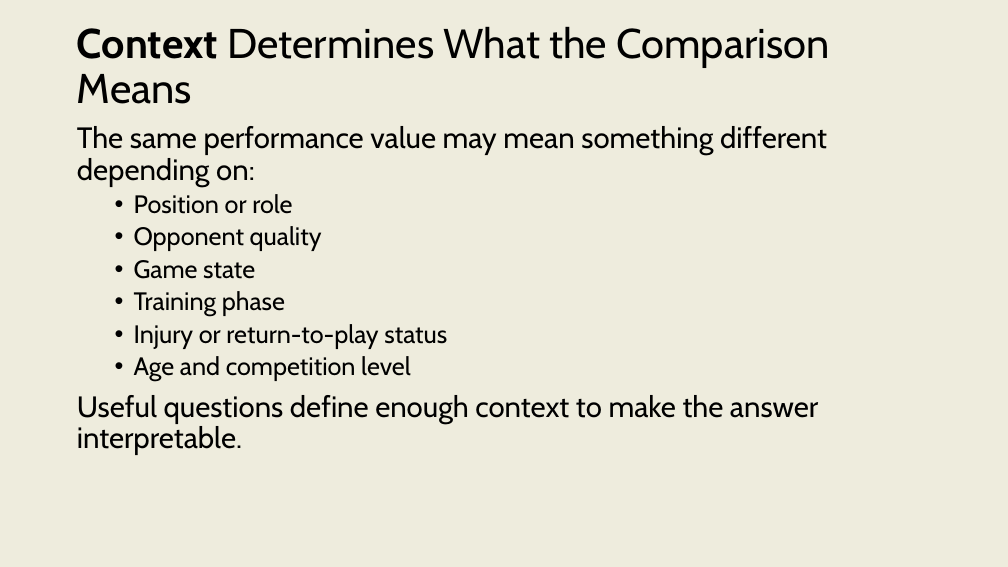
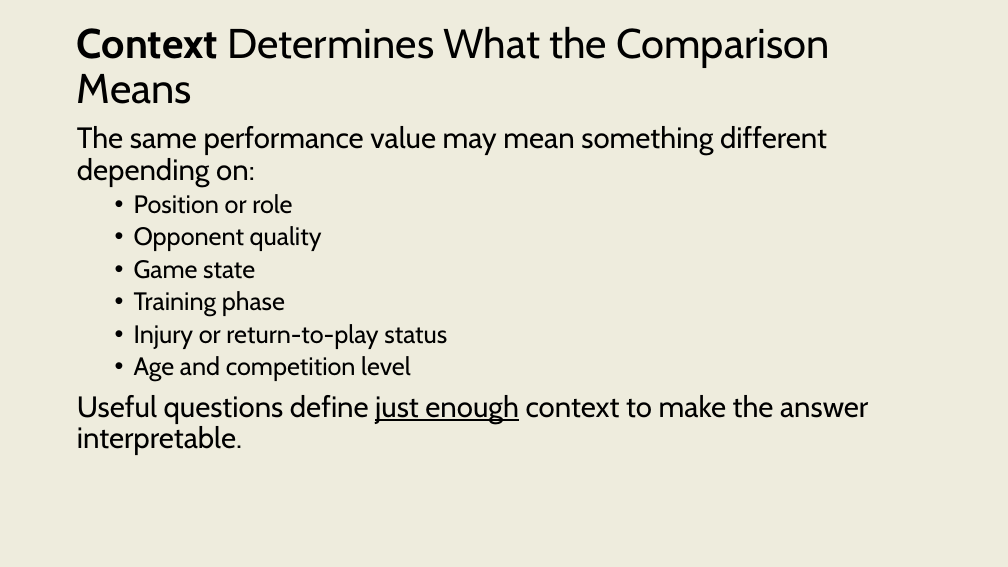
Before and after one commit to onishisaryu/HES-3000-Sports-Data-Analytics, a slide deck: slide 8 of pptx canvas/Lecture3.pptx. Drawn at 1008x567 pixels with LibreOffice and Linux fonts; fonts in the diff are those of the drawing. Boxes give left, top, right and bottom in pixels: in the first picture for what was removed or moved away, otherwise in the second. Text is boxed around its words. In the diff, an @@ line names an element or a change of style, - is before the commit and + after.

```diff
--- a/pptx canvas/Lecture3.pptx
+++ b/pptx canvas/Lecture3.pptx
@@ text at [77,395,868,455]: text changed @@
-Useful questions define enough context to make the answer interpretable.
+Useful questions define just enough context to make the answer interpretable.
```
Also in this commit, not shown: 6 other slides changed, 1 slide added, 1 slide removed, 2 other files.
